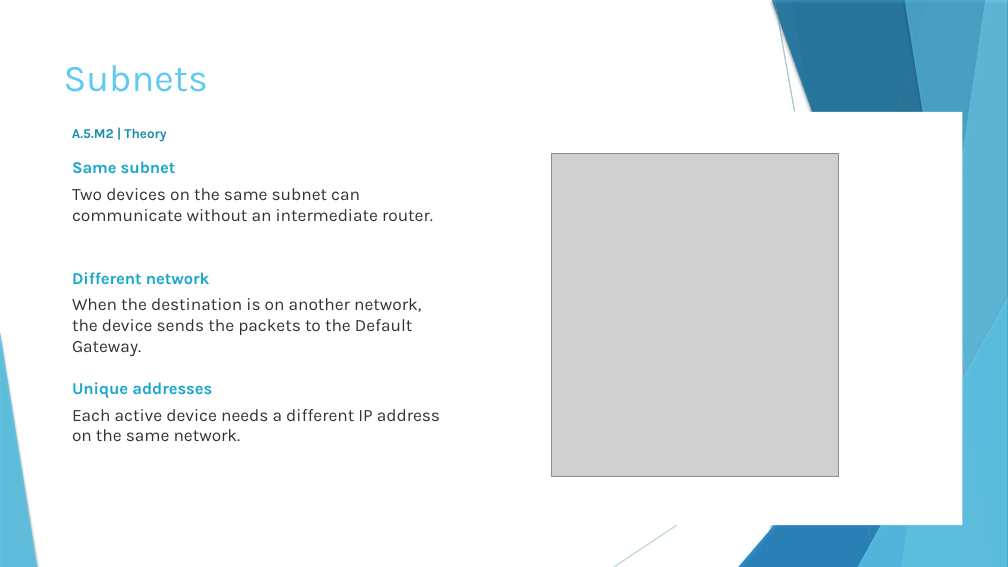
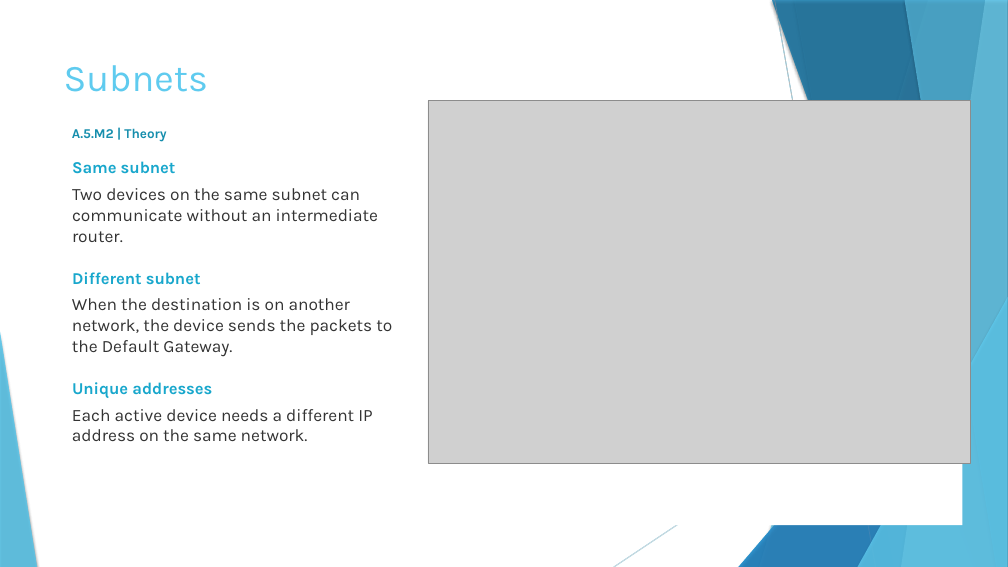
Before and after one commit to aristos32/education, a slide deck: slide 5 of schools-presentations/A Lykeiou/alloglossoi/A.5.M2 Network Diagnostics - Part 1 - English.pptx. Drawn at 1008x567 pixels with LibreOffice and Linux fonts; fonts in the diff are those of the drawing; grey boxes stand for pictures. Boxes give left, top, right and bottom in pixels: in the first picture for what was removed or moved away, otherwise in the second. Text is boxed around its words. In the diff, an @@ line names an element or a change of style, - is before the commit and + after.

```diff
--- a/schools-presentations/A Lykeiou/alloglossoi/A.5.M2 Network Diagnostics - Part 1 - English.pptx
+++ b/schools-presentations/A Lykeiou/alloglossoi/A.5.M2 Network Diagnostics - Part 1 - English.pptx
@@ picture added at (x1=428, y1=101, x2=971, y2=463) @@
@@ picture removed at (x1=552, y1=154, x2=838, y2=476) @@
@@ text "Two devices on the same ..." rewrapped from (x1=72, y1=188, x2=433, y2=221) to (x1=72, y1=188, x2=378, y2=242) @@
@@ text "When the destination is on ..." rewrapped from (x1=72, y1=298, x2=421, y2=357) to (x1=72, y1=298, x2=392, y2=357) @@
@@ text at (x1=72, y1=272, x2=201, y2=285): text changed @@
-Different network
+Different subnet
@@ text "Each active device needs a ..." rewrapped from (x1=72, y1=409, x2=440, y2=441) to (x1=72, y1=409, x2=372, y2=441) @@
```
Also in this commit, not shown: 1 other slide changed, 4 other files.
